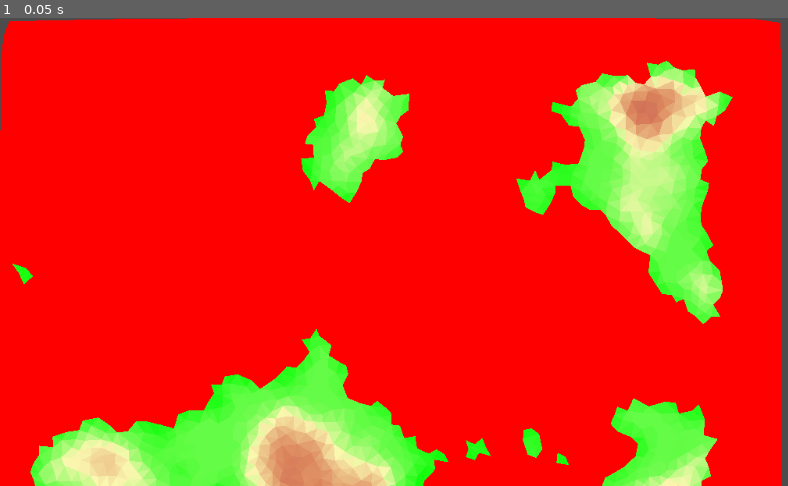
Above: before the commit, frame 1.
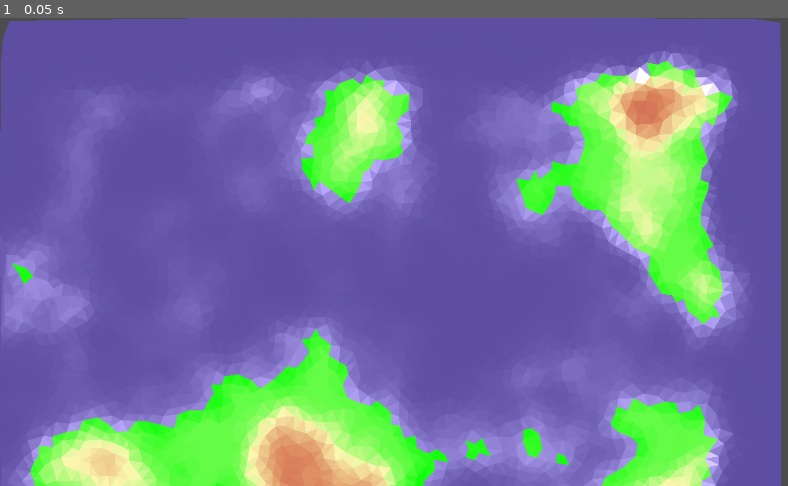
Above: after the commit, the same moment.

Repository: eriwyn/societer
Game: Godot game, scene res://world/game.tscn
Two runs of this game, one before a commit and one after it. Both use one fixed random seed, a clock stepped at 60 frames per second and the inputs below.
Inputs:
- Up to frame 1 (0.05 s): no input

The runs differ from the first frame. In frame 1, 79% of the frame differs, in the area x 0-100%, y 0-100%.

Commit message:
Ocean color

Diff:
--- a/ui/map/map.gd
+++ b/ui/map/map.gd
@@ -12,7 +12,8 @@
 		colors.add_point(-0.999,  Color("#5e4fa2")) # blue
 		var color = colors.interpolate(min(triangle.get_data("elevation"), 0.999))
 		if triangle.get_data("ocean"):
-			color = Color.red
+			var factor = pow((triangle.get_data("elevation")+1), 10) / 5.0
+			color = Color("#5e4fa2") + Color(factor, factor, factor, 0.0)
 		if triangle.polygon().size() > 2:
 			draw_polygon(triangle.polygon(), PoolColorArray([color]))
 
